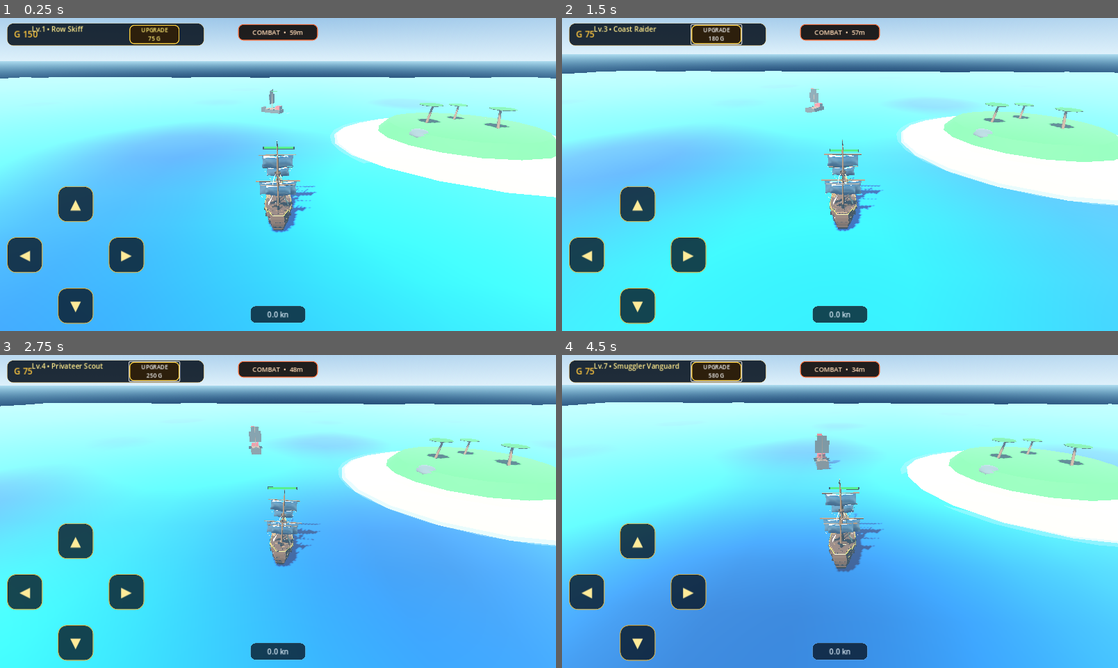
Above: before the commit, frames 1-4 (two rows, left to right).
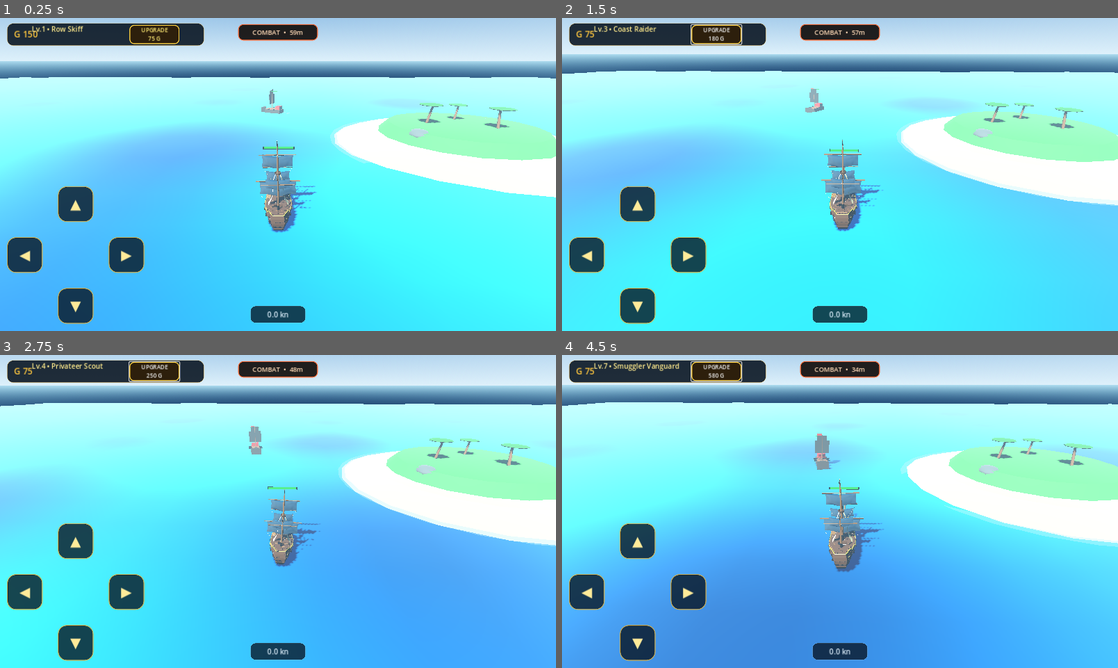
Above: after the commit, the same moments.

Repository: za99405com-ui/Pirate-Seasonline
Game: Godot game, scene res://scenes/world/world.tscn
The game is run twice, just before and just after one commit, with the same random seed, the same clock (stepped at 60 frames per second) and the same inputs.
Inputs:
- Up to frame 1 (0.25 s): no input
- Up to frame 2 (1.5 s): click "UPGRADE 75 G" at 0.5 s; click "UPGRADE 120 G" at 1.25 s
- Up to frame 3 (2.75 s): click "UPGRADE 180 G" at 2 s
- Up to frame 4 (4.5 s): click "UPGRADE 250 G" at 2.75 s; click "UPGRADE 340 G" at 3.5 s; click "UPGRADE 450 G" at 4.25 s

The runs differ from the first frame. In frame 1, 0.4% of the frame differs, in the area x 46-57%, y 43-62%; in frame 2, 0.4%; in frame 3, 0.3%; in frame 4, 0.4%.

Commit message:
movement: replace dpad drive with helm sails and anchor physics

Diff:
--- a/godot_game/scripts/player/player_ship.gd
+++ b/godot_game/scripts/player/player_ship.gd
@@ -6,15 +6,23 @@
 
 @export_group("Ship Movement")
 @export var max_speed: float = 14.5
-@export var reverse_speed_ratio: float = 0.28
 @export var acceleration: float = 4.2
-@export var deceleration: float = 2.6
+@export var deceleration: float = 1.35
 @export var turn_speed: float = 1.45
-@export var water_drag: float = 0.35
-@export var throttle_response: float = 2.6
-@export var rudder_response: float = 3.8
+@export var water_drag: float = 0.42
+@export var rudder_response: float = 3.4
 @export var steering_min_speed_ratio: float = 0.08
 @export var steering_full_speed_ratio: float = 0.48
+
+@export_group("Sailing Controls")
+@export var half_sail_power: float = 0.52
+@export var sail_response: float = 1.15
+@export var full_sail_turn_factor: float = 0.66
+@export var furled_turn_factor: float = 1.15
+@export var anchor_rope_length: float = 9.0
+@export var anchor_set_delay: float = 0.65
+@export var anchor_drag: float = 4.8
+@export var anchor_speed_limit_ratio: float = 0.42
 
 @export_group("Travel Mode")
 @export var travel_entry_distance: float = 22.0
@@ -38,9 +46,16 @@
 
 var health: float = 100.0
 var current_forward_speed: float = 0.0
-var joystick_input: Vector2 = Vector2.ZERO
+var rudder_input: float = 0.0
+var sail_level: int = 0
+var sail_power: float = 0.0
 var smoothed_throttle: float = 0.0
 var smoothed_rudder: float = 0.0
+var anchor_deployed: bool = false
+var anchor_set: bool = false
+var anchor_point: Vector3 = Vector3.ZERO
+var anchor_timer: float = 0.0
+var active_anchor_rope_length: float = 9.0
 var wave_time: float = 0.0
 var current_level: int = 1
 var travel_mode: bool = false
@@ -85,9 +100,53 @@
 	GameManager.update_player_health(health, max_health)
 	_update_world_health_bar()
 
+func set_rudder_input(value: float) -> void:
+	rudder_input = clampf(value, -1.0, 1.0)
+
+func get_rudder_input() -> float:
+	return rudder_input
+
+func set_sail_level(level: int) -> void:
+	sail_level = clampi(level, 0, 2)
+	if sail_level < 2 and travel_mode:
+		_set_travel_mode(false)
+		_reset_travel_progress()
+
+func get_sail_level() -> int:
+	return sail_level
+
+func get_sail_power() -> float:
+	return sail_power
+
+func toggle_anchor() -> void:
+	if anchor_deployed:
+		anchor_deployed = false
+		anchor_set = false
+		anchor_timer = 0.0
+		return
+
+	anchor_deployed = true
+	anchor_set = false
+	anchor_timer = 0.0
+	anchor_point = global_position
+	active_anchor_rope_length = anchor_rope_length + clampf(absf(current_forward_speed) * 0.18, 0.0, 3.0)
+	if travel_mode:
+		_set_travel_mode(false)
+		_reset_travel_progress()
+
+func is_anchor_deployed() -> bool:
+	return anchor_deployed
+
+func is_anchor_set() -> bool:
+	return anchor_set
+
+# Legacy bridge kept so old scenes/tests do not break while the D-pad is removed.
 func set_joystick_input(vec: Vector2) -> void:
-	# Keep throttle and rudder independent so forward/back does not weaken while steering.
-	joystick_input = Vector2(clampf(vec.x, -1.0, 1.0), clampf(vec.y, -1.0, 1.0))
+	set_rudder_input(vec.x)
+	if vec.y < -0.35:
+		set_sail_level(2)
+	elif vec.y > 0.35:
+		set_sail_level(0)
 
 func _physics_process(delta: float) -> void:
 	_handle_movement(delta)
@@ -98,48 +157,76 @@
 	_keep_world_health_bar_readable()
 
 func _handle_movement(delta: float) -> void:
-	var raw_rudder: float = joystick_input.x
-	var raw_throttle: float = -joystick_input.y
-
-	if absf(raw_throttle) < 0.12:
-		raw_throttle = 0.0
-	if absf(raw_rudder) < 0.10:
-		raw_rudder = 0.0
-
-	# Smooth the controls so the ship has weight instead of reacting like a car.
-	smoothed_throttle = move_toward(smoothed_throttle, raw_throttle, throttle_response * delta)
-	smoothed_rudder = move_toward(smoothed_rudder, raw_rudder, rudder_response * delta)
+	var target_sail_power: float = 0.0
+	match sail_level:
+		1:
+			target_sail_power = half_sail_power
+		2:
+			target_sail_power = 1.0
+		_:
+			target_sail_power = 0.0
+
+	# Sails gain/lose drive progressively; changing sail state never teleports speed.
+	sail_power = move_toward(sail_power, target_sail_power, sail_response * delta)
+	smoothed_throttle = sail_power
+	smoothed_rudder = move_toward(smoothed_rudder, rudder_input, rudder_response * delta)
 
 	var active_max_speed: float = lerpf(max_speed, max_speed * travel_speed_multiplier, travel_blend)
-	var target_speed: float = 0.0
-	if smoothed_throttle >= 0.0:
-		target_speed = smoothed_throttle * active_max_speed
-	else:
-		target_speed = smoothed_throttle * max_speed * reverse_speed_ratio
-
-	var rate: float = acceleration if absf(target_speed) > absf(current_forward_speed) else deceleration
-	current_forward_speed = move_toward(current_forward_speed, target_speed, rate * delta)
-
-	# Releasing the stick does not stop the ship instantly; water drag bleeds speed slowly.
-	if absf(raw_throttle) < 0.01 and absf(smoothed_throttle) < 0.04:
+	var target_speed: float = sail_power * active_max_speed
+
+	# When the anchor bites, it resists the ship but does not stop it instantly.
+	if anchor_deployed and anchor_set:
+		target_speed = minf(target_speed, max_speed * anchor_speed_limit_ratio * maxf(sail_power, 0.35))
+
+	var speed_rate: float = acceleration * lerpf(0.68, 1.0, sail_power) if target_speed > current_forward_speed else deceleration
+	if anchor_deployed and anchor_set and target_speed < current_forward_speed:
+		speed_rate = maxf(speed_rate, anchor_drag)
+	current_forward_speed = move_toward(current_forward_speed, target_speed, speed_rate * delta)
+
+	if sail_power < 0.03 and not anchor_deployed:
 		current_forward_speed = move_toward(current_forward_speed, 0.0, water_drag * delta)
 
-	var steering_speed_base: float = lerpf(max_speed, max_speed * travel_speed_multiplier, travel_blend)
-	var speed_ratio: float = clampf(absf(current_forward_speed) / maxf(steering_speed_base, 0.01), 0.0, 1.0)
-
-	# The rudder needs water flow. At a standstill the ship cannot spin around its center.
+	var steering_speed_base: float = maxf(active_max_speed, 0.01)
+	var speed_ratio: float = clampf(absf(current_forward_speed) / steering_speed_base, 0.0, 1.0)
 	var steering_authority: float = smoothstep(steering_min_speed_ratio, steering_full_speed_ratio, speed_ratio)
 
-	# Side-only input gives the strongest rudder and therefore a tighter turning circle.
-	# Forward/back + side keeps more longitudinal drive, producing a wider sailing arc.
-	var throttle_load: float = clampf(absf(smoothed_throttle), 0.0, 1.0)
-	var turn_arc_factor: float = lerpf(1.25, 0.64, throttle_load)
+	# More canvas = more momentum = wider turn. Furled sails make a tighter coasting arc.
+	var turn_arc_factor: float = lerpf(furled_turn_factor, full_sail_turn_factor, sail_power)
 	if absf(smoothed_rudder) > 0.01 and steering_authority > 0.001:
 		rotation.y -= smoothed_rudder * turn_speed * steering_authority * turn_arc_factor * delta
 
-	velocity = -transform.basis.z * current_forward_speed
-	velocity.y = 0.0
+	var desired_velocity: Vector3 = -transform.basis.z * current_forward_speed
+	desired_velocity.y = 0.0
+
+	if anchor_deployed:
+		anchor_timer += delta
+		if not anchor_set and anchor_timer >= anchor_set_delay:
+			anchor_set = true
+
+		if anchor_set:
+			var to_ship: Vector3 = global_position - anchor_point
+			to_ship.y = 0.0
+			var distance_from_anchor: float = to_ship.length()
+			if distance_from_anchor > 0.001:
+				var radial: Vector3 = to_ship / distance_from_anchor
+				# Once the rope is nearly taut, remove outward velocity but keep tangent velocity.
+				# With sails still open this makes the ship orbit the anchor instead of freezing.
+				if distance_from_anchor >= active_anchor_rope_length * 0.90:
+					var outward_speed: float = desired_velocity.dot(radial)
+					if outward_speed > 0.0:
+						desired_velocity -= radial * outward_speed
+
+	velocity = desired_velocity
 	move_and_slide()
+
+	if anchor_deployed and anchor_set:
+		var after_offset: Vector3 = global_position - anchor_point
+		after_offset.y = 0.0
+		var after_distance: float = after_offset.length()
+		if after_distance > active_anchor_rope_length and after_distance > 0.001:
+			var corrected: Vector3 = anchor_point + after_offset.normalized() * active_anchor_rope_length
+			global_position.x = corrected.x
+			global_position.z = corrected.z
 
 func _update_travel_mode(_delta: float) -> void:
 	var current_position := global_position
@@ -149,14 +236,13 @@
 	).length()
 	travel_last_position = current_position
 
-	var raw_throttle: float = -joystick_input.y
-	var raw_rudder: float = joystick_input.x
+	var raw_rudder: float = rudder_input
 	var forward: Vector3 = -transform.basis.z
 	forward.y = 0.0
 	if forward.length_squared() > 0.0001:
 		forward = forward.normalized()
 
-	if combat_active or raw_throttle < 0.45:
+	if combat_active or anchor_deployed or sail_level < 2:
 		_reset_travel_progress()
 		if travel_mode:
 			_set_travel_mode(false)
@@ -170,7 +256,7 @@
 		return
 
 	var speed_ratio: float = absf(current_forward_speed) / maxf(max_speed, 0.01)
-	if raw_throttle < 0.78 or speed_ratio < travel_min_speed_ratio:
+	if sail_power < 0.86 or speed_ratio < travel_min_speed_ratio:
 		return
 
 	if travel_reference_heading.length_squared() < 0.0001:
@@ -223,7 +309,7 @@
 		var node: Node = stack.pop_back()
 		for child in node.get_children():
 			stack.append(child)
-		if node is Node3D and "sail" in node.name.to_lower():
+		if node is MeshInstance3D and "sail" in node.name.to_lower():
 			var sail := node as Node3D
 			travel_sail_nodes.append(sail)
 			travel_sail_scales[sail.get_instance_id()] = sail.scale
@@ -265,13 +351,19 @@
 	var blend_rate: float = 1.0 / maxf(travel_transition_time, 0.05)
 	travel_blend = move_toward(travel_blend, target_blend, blend_rate * delta)
 
-	# Open the sails progressively instead of popping instantly.
+	# Sail meshes visually unfurl with the control state, then billow a little in travel mode.
 	for sail in travel_sail_nodes:
 		if not is_instance_valid(sail):
 			continue
 		var base_scale_value: Variant = travel_sail_scales.get(sail.get_instance_id(), sail.scale)
 		var base_scale: Vector3 = base_scale_value if base_scale_value is Vector3 else sail.scale
-		sail.scale = base_scale * lerpf(1.0, 1.13, travel_blend)
+		var vertical_open: float = lerpf(0.42, 1.0, sail_power)
+		var travel_billow: float = lerpf(1.0, 1.10, travel_blend)
+		sail.scale = Vector3(
+			base_scale.x * travel_billow,
+			base_scale.y * vertical_open * travel_billow,
+			base_scale.z * travel_billow
+		)
 
 	if not travel_wind_root:
 		return
@@ -344,6 +436,12 @@
 func _destroy_ship() -> void:
 	ship_destroyed.emit()
 	current_forward_speed = 0.0
+	sail_level = 0
+	sail_power = 0.0
+	rudder_input = 0.0
+	smoothed_rudder = 0.0
+	anchor_deployed = false
+	anchor_set = false
 	visible = false
 	set_physics_process(false)
 
